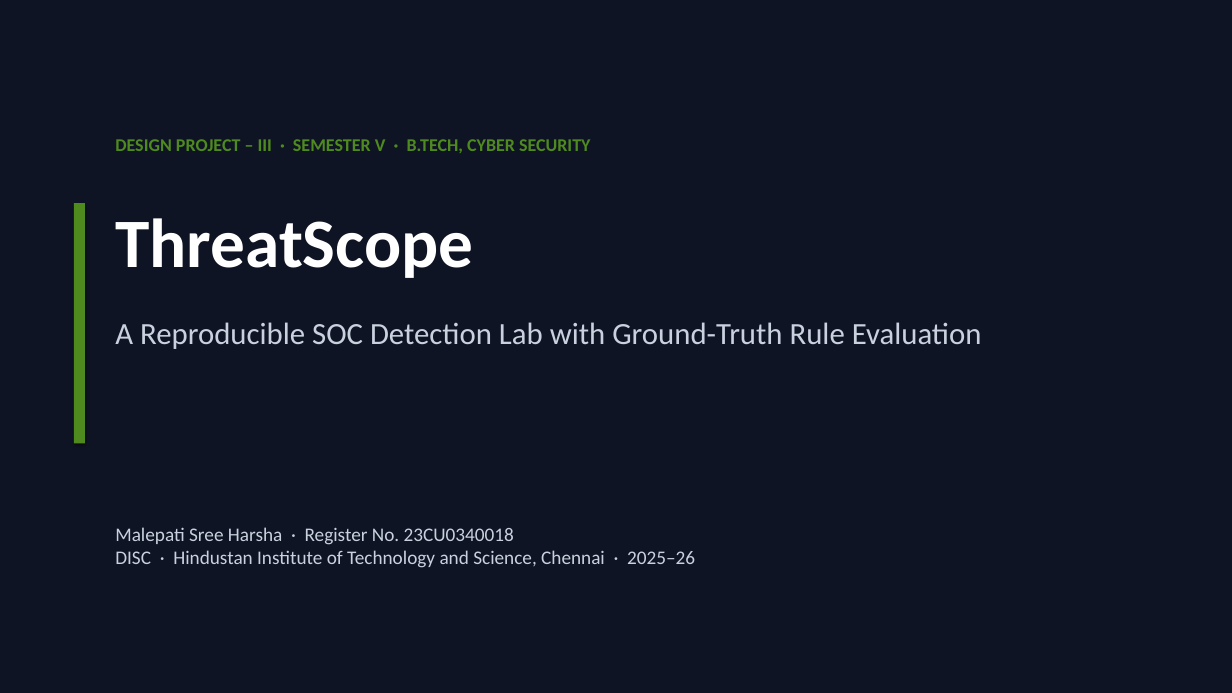
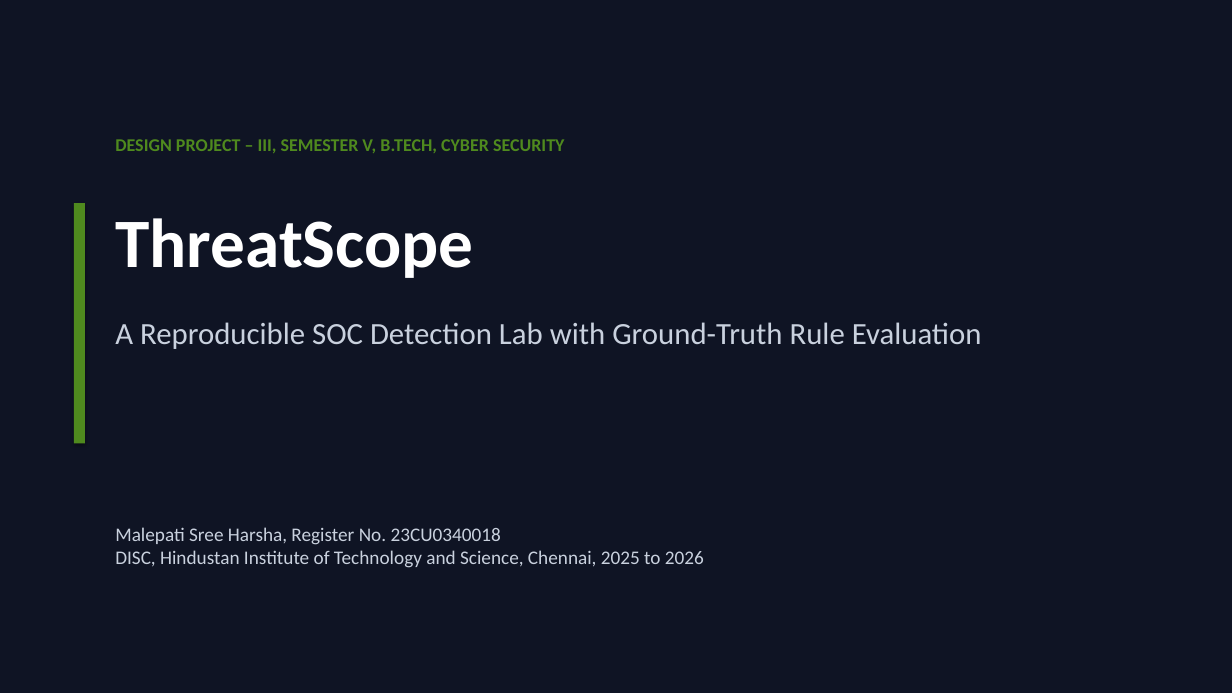
Before and after one commit to harshacreate/ThreatScope, a slide deck: slide 1 of report/ThreatScope_Presentation.pptx. Drawn at 1232x693 pixels with LibreOffice and Linux fonts; fonts in the diff are those of the drawing. Boxes give left, top, right and bottom in pixels: in the first picture for what was removed or moved away, otherwise in the second. Text is boxed around its words. In the diff, an @@ line names an element or a change of style, - is before the commit and + after.

Commit message:
Clean ThreatScope project text

```diff
--- a/report/ThreatScope_Presentation.pptx
+++ b/report/ThreatScope_Presentation.pptx
@@ text at (x1=115, y1=139, x2=564, y2=153): text changed @@
-DESIGN PROJECT – III · SEMESTER V · B.TECH, CYBER SECURITY
+DESIGN PROJECT – III, SEMESTER V, B.TECH, CYBER SECURITY
@@ text at (x1=115, y1=527, x2=704, y2=568): text changed @@
-Malepati Sree Harsha · Register No. 23CU0340018
-DISC · Hindustan Institute of Technology and Science, Chennai · 2025–26
+Malepati Sree Harsha, Register No. 23CU0340018
+DISC, Hindustan Institute of Technology and Science, Chennai, 2025 to 2026
```
Also in this commit, not shown: 12 other slides changed, 9 other files.
